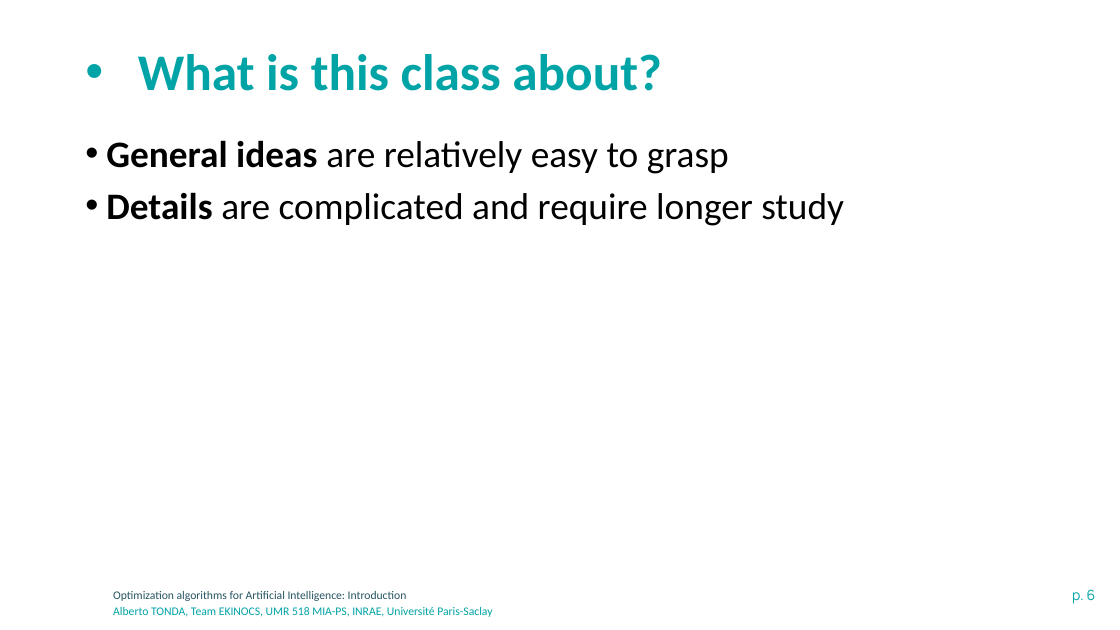
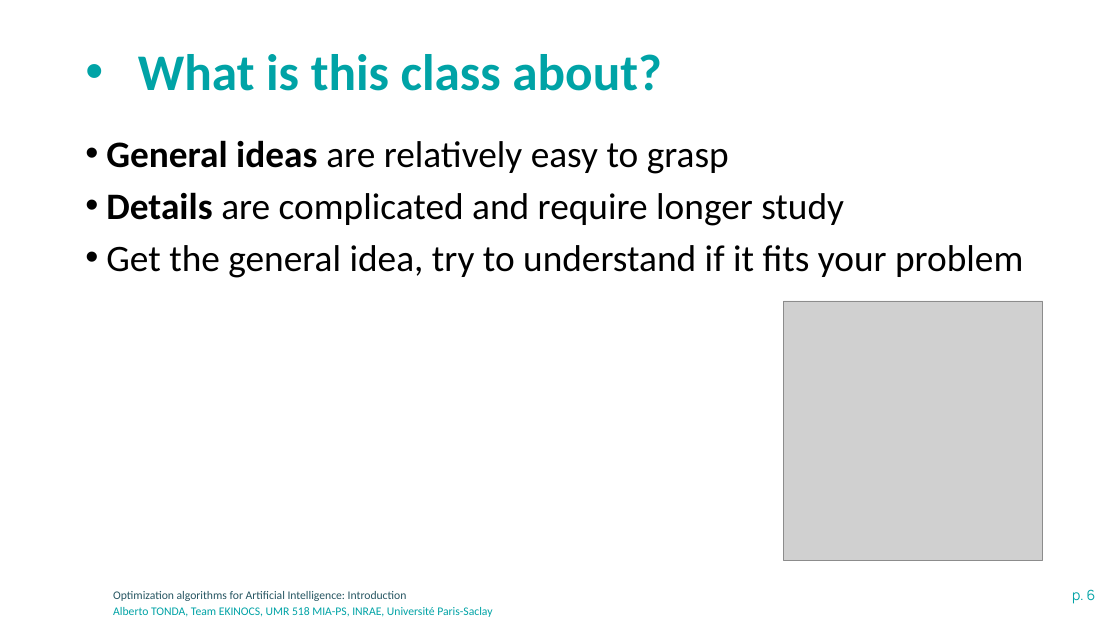
Before and after one commit to albertotonda/teaching, a slide deck: slide 6 of optimization-methods-for-artificial-intelligence/introduction.pptx. Drawn at 1120x630 pixels with LibreOffice and Linux fonts; fonts in the diff are those of the drawing; grey boxes stand for pictures; background and template pictures are left out. Boxes give left, top, right and bottom in pixels: in the first picture for what was removed or moved away, otherwise in the second. Text is boxed around its words. In the diff, an @@ line names an element or a change of style, - is before the commit and + after.

```diff
--- a/optimization-methods-for-artificial-intelligence/introduction.pptx
+++ b/optimization-methods-for-artificial-intelligence/introduction.pptx
@@ text at bbox=[106, 245, 1023, 278]: paragraph added @@
+• Get the general idea, try to understand if it fits your problem
@@ picture added at bbox=[784, 301, 1044, 560] @@
```
Also in this commit, not shown: 8 other slides changed, 2 slides added, 4 other files.
